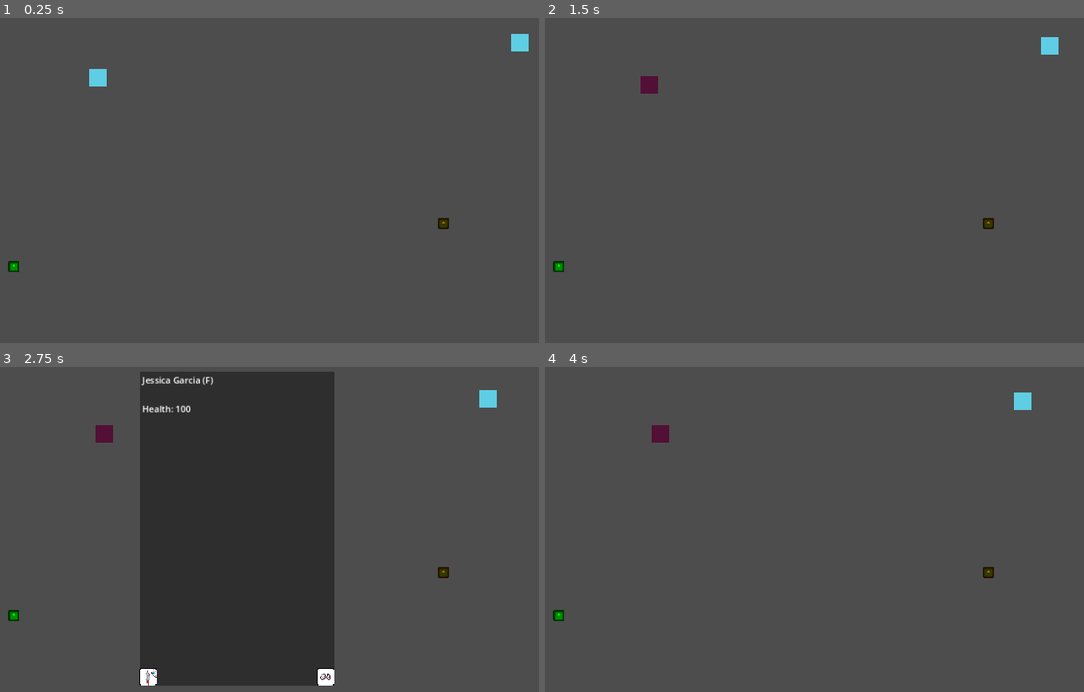
Above: before the commit, frames 1-4 (two rows, left to right).
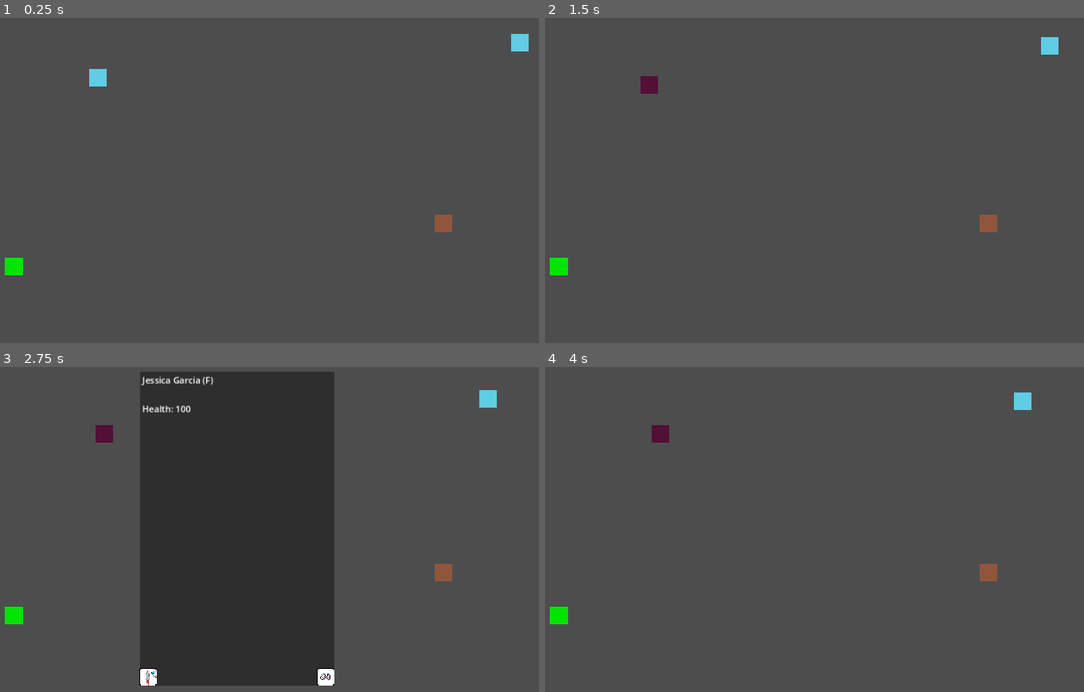
Above: after the commit, the same moments.

Repository: LunarTides/God-Game
Game: Godot game, scene res://scenes/main.tscn
Two runs of this game, one before a commit and one after it. Both use one fixed random seed, a clock stepped at 60 frames per second and the inputs below. The engine's default icon, where the game draws it, is replaced by a stand-in: a white triangle on a blue panel in a dark square.
Inputs (mouse positions are in pixels of both pictures, inside the frame that each line leads up to):
- Up to frame 1 (0.25 s): no input
- Up to frame 2 (1.5 s): drag from (647, 83) to (1057, 44) at 0.52 s; click (868, 326) at 1.25 s
- Up to frame 3 (2.75 s): drag from (490, 399) to (102, 435) at 2.02 s
- Up to frame 4 (4 s): click (695, 675) at 2.75 s; tap Enter at 3.5 s; move the mouse to (846, 448) at 3.52 s; hold D (move_right) from 3.53 s (still down); right-click (846, 448) at 3.6 s

The runs differ from the first frame. In frame 1, 0.4% of the frame differs, in the area x 0-84%, y 60-80%; in frame 2, 0.4%; in frame 3, 0.4%; in frame 4, 0.4%.

Commit message:
Add missing sprites

Diff:
--- a/project.godot
+++ b/project.godot
@@ -43,8 +43,11 @@
 "res://addons/": "gray",
 "res://ai/": "orange",
 "res://ai/entities/": "red",
-"res://assets/": "yellow",
+"res://assets/": "green",
 "res://assets/entities/": "red",
+"res://assets/resource_nodes/": "orange",
+"res://assets/resources/": "yellow",
+"res://assets/ui/": "teal",
 "res://resources/": "pink",
 "res://resources/entities/": "red",
 "res://resources/resource_nodes/": "orange",
@@ -53,7 +56,7 @@
 "res://scenes/ai/": "orange",
 "res://scenes/resources/": "yellow",
 "res://scripts/": "purple",
-"res://scripts/resources/": "pink",
+"res://scripts/resources/": "yellow",
 "res://scripts/resources/entity/": "red",
 "res://scripts/resources/resource/": "yellow",
 "res://scripts/resources/resource_node/": "orange"
--- a/resources/resource_nodes/tree.tres
+++ b/resources/resource_nodes/tree.tres
@@ -2,7 +2,7 @@
 
 [ext_resource type="Resource" uid="uid://bma4k67w330g5" path="res://resources/resources/wood.tres" id="1_k82g0"]
 [ext_resource type="Script" path="res://scripts/resources/resource_node/world_resource_node.gd" id="1_wd3gt"]
-[ext_resource type="Texture2D" uid="uid://bkfgd6j6g7rsd" path="res://icon.svg" id="3_obfwr"]
+[ext_resource type="Texture2D" uid="uid://371h076qcrjf" path="res://assets/resource_nodes/tree.png" id="3_b1ioa"]
 
 [sub_resource type="RectangleShape2D" id="RectangleShape2D_q6whu"]
 
@@ -10,7 +10,7 @@
 script = ExtResource("1_wd3gt")
 data = ExtResource("1_k82g0")
 name = &"Tree"
-texture = ExtResource("3_obfwr")
+texture = ExtResource("3_b1ioa")
 collision_shape = SubResource("RectangleShape2D_q6whu")
 use_times = 5
 deplete_method = 0
--- a/resources/resources/wood.tres
+++ b/resources/resources/wood.tres
@@ -1,12 +1,12 @@
-[gd_resource type="Resource" script_class="Res" load_steps=4 format=3 uid="uid://bma4k67w330g5"]
+[gd_resource type="Resource" script_class="WorldResource" load_steps=4 format=3 uid="uid://bma4k67w330g5"]
 
 [ext_resource type="Script" path="res://scripts/resources/resource/world_resource.gd" id="1_vqb2x"]
-[ext_resource type="Texture2D" uid="uid://bkfgd6j6g7rsd" path="res://icon.svg" id="2_lyuwe"]
+[ext_resource type="Texture2D" uid="uid://be4y0u2k08ha7" path="res://assets/resources/wood.png" id="2_kuops"]
 
 [sub_resource type="RectangleShape2D" id="RectangleShape2D_xipl5"]
 
 [resource]
 script = ExtResource("1_vqb2x")
 name = &"Wood"
-texture = ExtResource("2_lyuwe")
+texture = ExtResource("2_kuops")
 collision_shape = SubResource("RectangleShape2D_xipl5")
--- a/scenes/ai/human.tscn
+++ b/scenes/ai/human.tscn
@@ -13,7 +13,7 @@
 
 [node name="AI" type="Node" parent="." node_paths=PackedStringArray("blackboard", "actor")]
 script = ExtResource("1_bm32d")
-blackboard = NodePath("@Node@17489")
+blackboard = NodePath("@Node@17483")
 actor = NodePath("..")
 
 [node name="Walk" type="Node" parent="AI"]
--- a/scenes/resources/resource.tscn
+++ b/scenes/resources/resource.tscn
@@ -14,8 +14,6 @@
 area = NodePath("../Area2D")
 
 [node name="Sprite" type="Sprite2D" parent="."]
-modulate = Color(0.72549, 0.4, 0, 1)
-scale = Vector2(0.15625, 0.15625)
 
 [node name="CollisionShape2D" type="CollisionShape2D" parent="."]
 
--- a/scenes/resources/resource_node.tscn
+++ b/scenes/resources/resource_node.tscn
@@ -15,7 +15,6 @@
 area = NodePath("../Area2D")
 
 [node name="Sprite" type="Sprite2D" parent="."]
-scale = Vector2(0.15625, 0.15625)
 
 [node name="CollisionShape2D" type="CollisionShape2D" parent="."]
 
Binary file added: assets/resource_nodes/tree.aseprite
Binary file added: assets/resource_nodes/tree.png
Not shown, added: assets/resource_nodes/tree.png.import
Binary file added: assets/resources/wood.aseprite
Binary file added: assets/resources/wood.png
Not shown, added: assets/resources/wood.png.import
